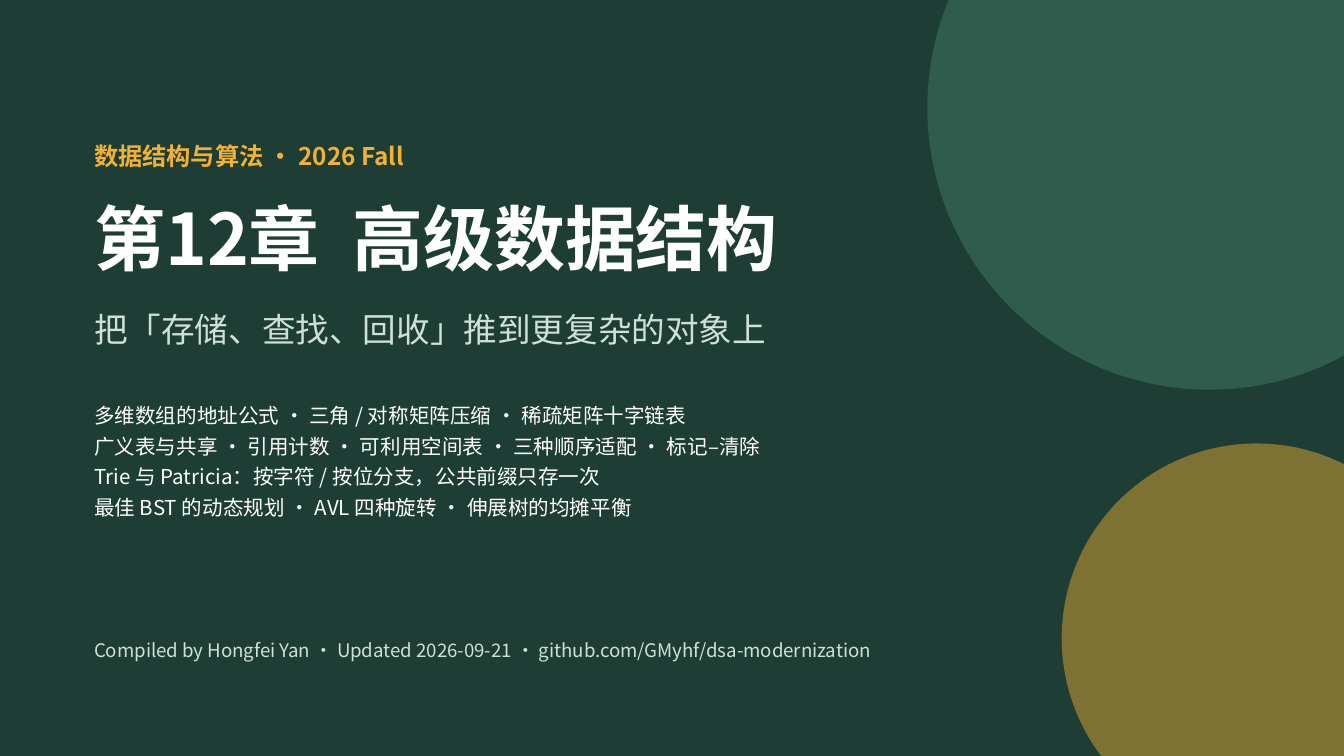
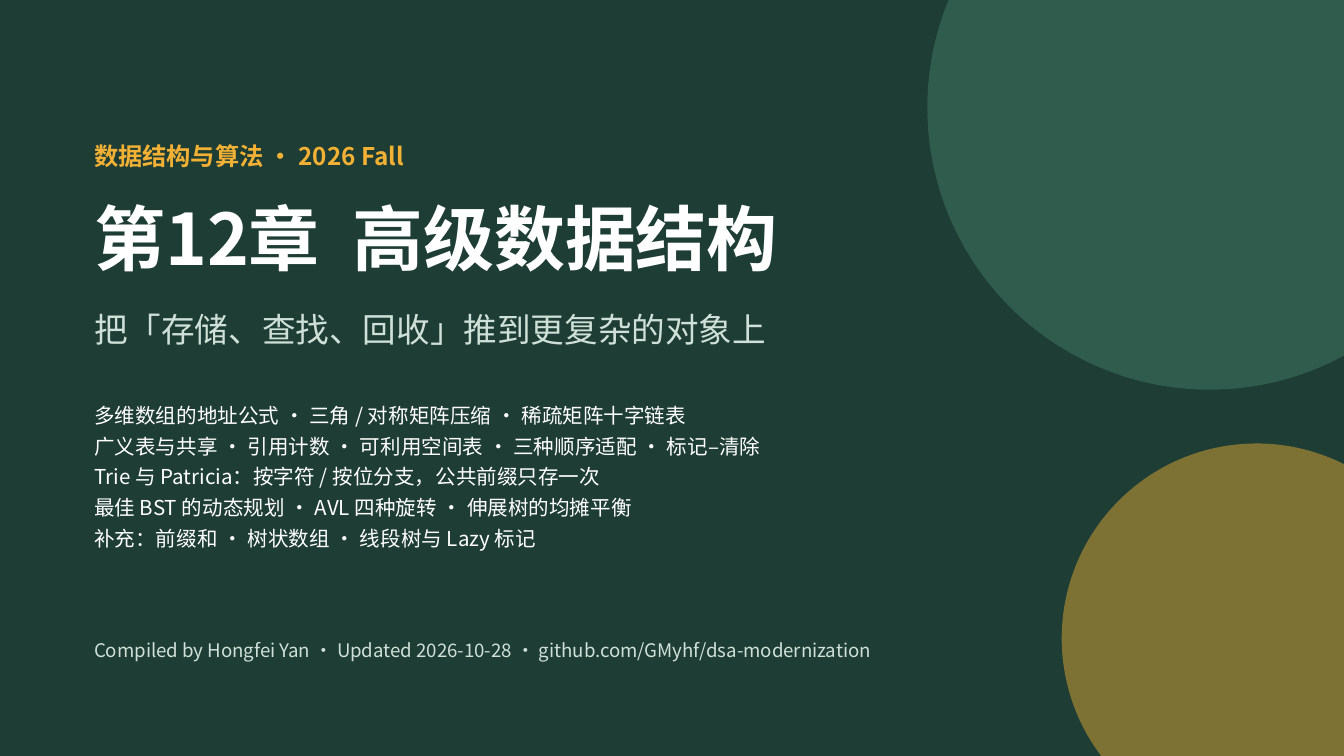
Before and after one commit to GMyhf/2026fall-cs201, a slide deck: slide 1 of courseware/202609_DSA_12_Advanced.pptx. Drawn at 1344x756 pixels with LibreOffice and Linux fonts; fonts in the diff are those of the drawing. Boxes give left, top, right and bottom in pixels: in the first picture for what was removed or moved away, otherwise in the second. Text is boxed around its words. In the diff, an @@ line names an element or a change of style, - is before the commit and + after.

```diff
--- a/courseware/202609_DSA_12_Advanced.pptx
+++ b/courseware/202609_DSA_12_Advanced.pptx
@@ text at bbox=[94, 528, 536, 551]: paragraph added @@
+补充：前缀和 · 树状数组 · 线段树与 Lazy 标记
@@ text at bbox=[94, 642, 871, 662]: text changed @@
-Compiled by Hongfei Yan · Updated 2026-09-21 · github.com/GMyhf/dsa-modernization
+Compiled by Hongfei Yan · Updated 2026-10-28 · github.com/GMyhf/dsa-modernization
```
Also in this commit, not shown: 1 other slide changed, 7 slides added, 2 other files.
